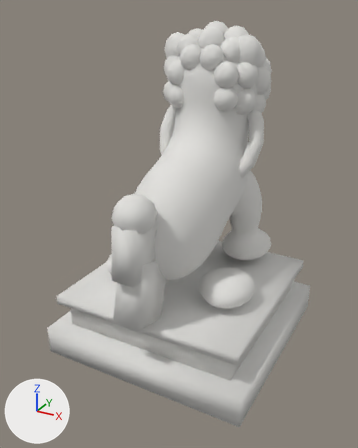
Renders of the glTF model assets/stone-lion-female.glb from each side of a commit.
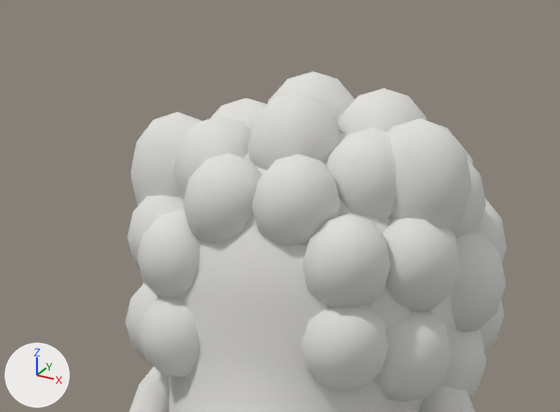
There are two pictures of each version: one whole from a 50 mm lens placed at (0.729, -1.395, 1.12), pointed at (-0.018, -0.036, 0.44), one close up on the part from 36% to 80% of the width and 0% to 26% of the height. The axes (+X, +Y, +Z) are drawn at lower left. The lights are the same throughout. The older version's two pictures come first. Vertices at exactly the same position are counted once.

Script lines for the objects in view, before the commit:
```python
me_cube = bpy.data.meshes.new('Cube')
me_cube.from_pydata(...)  # 4782 vertices, 9264 faces; spans x -0.36..0.36, y -0.403..0.448, z -0.05..1.026
me_cube.materials.append(mat_lion_stone)
ob_stonelion_female = bpy.data.objects.new('stoneLion_female', me_cube)
ob_stonelion_female.location = (0.0, 0.0, 0.05)
```
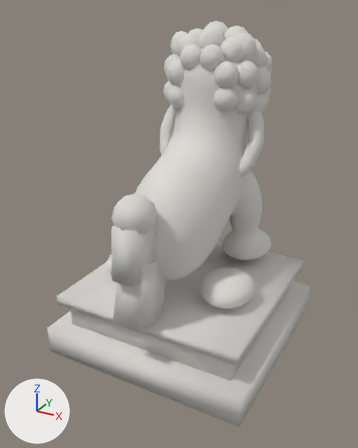
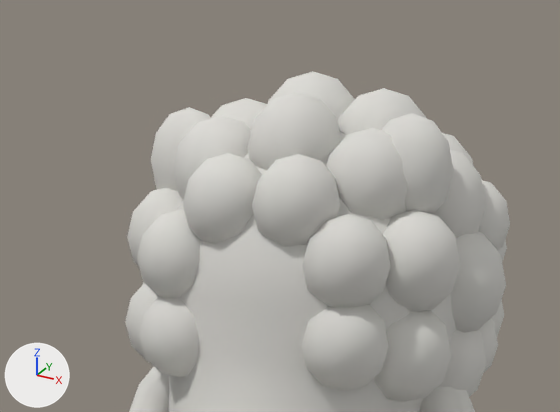
Changed parts and their boxes (x1, y1, x2, y2) in the close-ups (560 x 412 px; the box of a moved part takes in the faces that stretch with it):
'stoneLion_female', reshaped: before (125, 71, 507, 412); after (125, 71, 510, 412)
part 1 of me_cube, moved or reshaped: before (130, 112, 472, 232); after (151, 107, 510, 373)
part 2 of me_cube, edited (looks the same): (125, 71, 507, 412) in both

Diff of the bpy script that builds the scene:
```diff
--- a/assets/stone-lion-female.glb.py
+++ b/assets/stone-lion-female.glb.py
@@ me_cube @@
 # used by ob_stonelion_female; location = (0.0, 0.0, 0.05)
-me_cube.from_pydata(...)  # 4782 vertices, 9264 faces; spans x -0.36..0.36, y -0.403..0.448, z -0.05..1.026
+me_cube.from_pydata(...)  # 4898 vertices, 9488 faces; spans x -0.36..0.36, y -0.403..0.448, z -0.05..1.026
+# me_cube part 1
+# 89 vertices are removed from x -0.174..0.045, y 0.109..0.415, z 0.801..0.991
+# 228 faces are deleted
+# 131 vertices move from x -0.122..0.174, y 0.109..0.415, z 0.804..0.991 to x -0.154..0.176, y 0.12..0.278, z 0.75..0.995
+# 79 vertices are added at x 0.106..0.178, y 0.203..0.29, z 0.745..0.935
+# 212 new faces join them
+# me_cube part 2: 9036 kept faces spanning x -0.36..0.36, y -0.403..0.448, z -0.05..1.026 get new vertex colours; the middle colour goes from white #ffffff to white #f9f9f7
+# other edits to the shape of me_cube do not show in these pictures
 me_cube.materials.append(mat_lion_stone)
```
